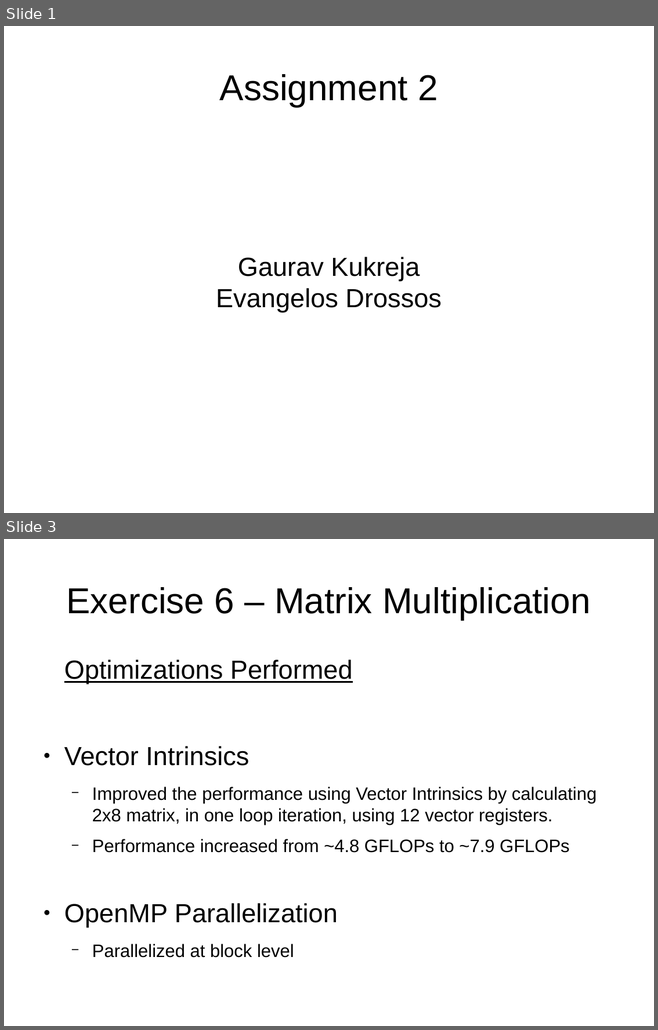
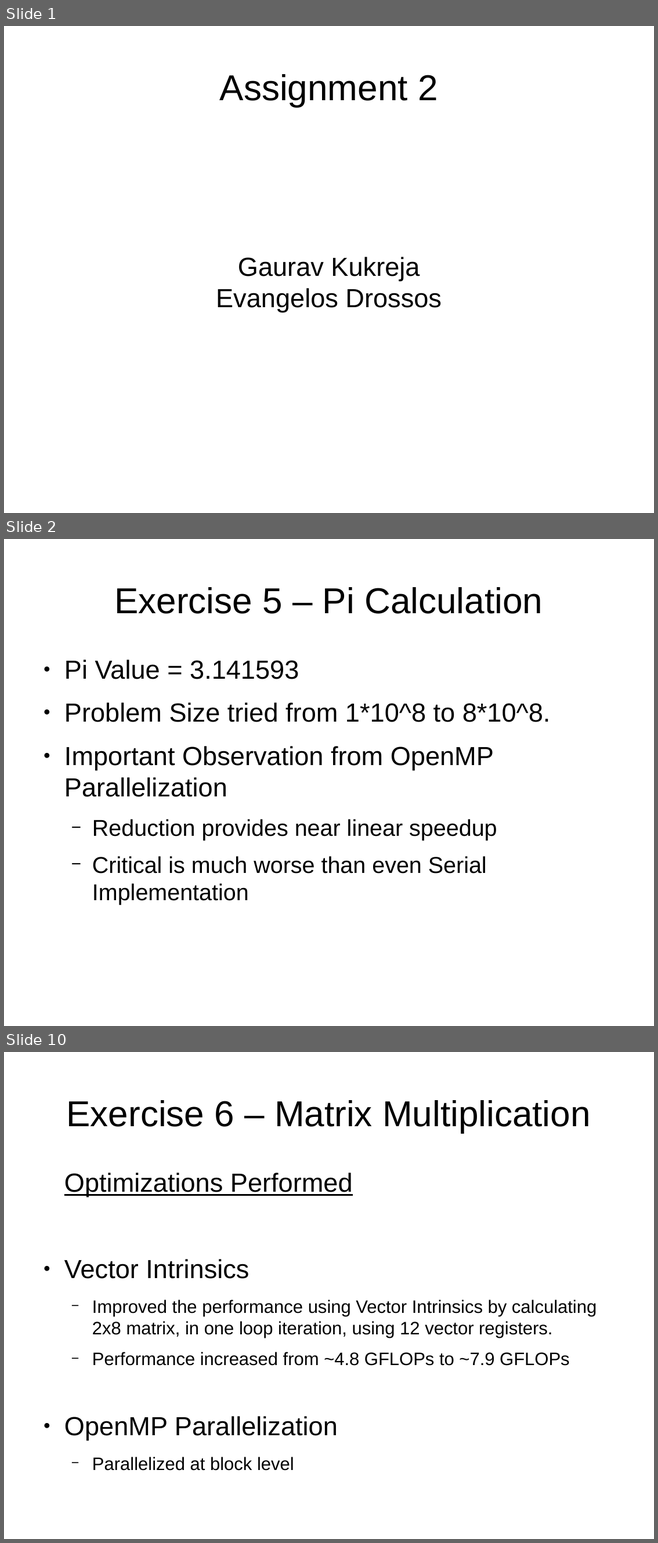
Before and after one commit to gauravk-in/hpc-lab-ws13, a slide deck: Asgn2/Presentation/Exercise2.odp. Shown one above the other, each under a label of ours: slides 1 and 3 before the commit, slides 1, 2 and 10 after it; the slides between them are not shown. The pictures are 658x1030 and 658x1543 pixels, drawn with LibreOffice and Linux fonts; fonts in the diff are those of the drawing. Boxes give left, top, right and bottom in pixels: in the first picture for what was removed or moved away, otherwise in the second. Text is boxed around its words. In the diff, an @@ line names an element or a change of style, - is before the commit and + after.

```diff
--- a/Asgn2/Presentation/Exercise2.odp
+++ b/Asgn2/Presentation/Exercise2.odp
@@ slide 2 added at bbox=[4, 539, 654, 1026], background #FFFFFF @@
@@ title added at bbox=[114, 587, 542, 614], 44 pt, text #000000 @@
+Exercise 5 – Pi Calculation
@@ text added at bbox=[64, 660, 550, 905], 32 pt, text #000000 @@
+● Pi Value = 3.141593
+● Problem Size tried from 1*10^8 to 8*10^8.
+● Important Observation from OpenMP Parallelization
+  − Reduction provides near linear speedup
+  − Critical is much worse than even Serial Implementation
@@ what was slide 3 is now slide 10 @@
```
Also in this commit, not shown: 7 other slides added, 1 slide removed, 6 other files.
